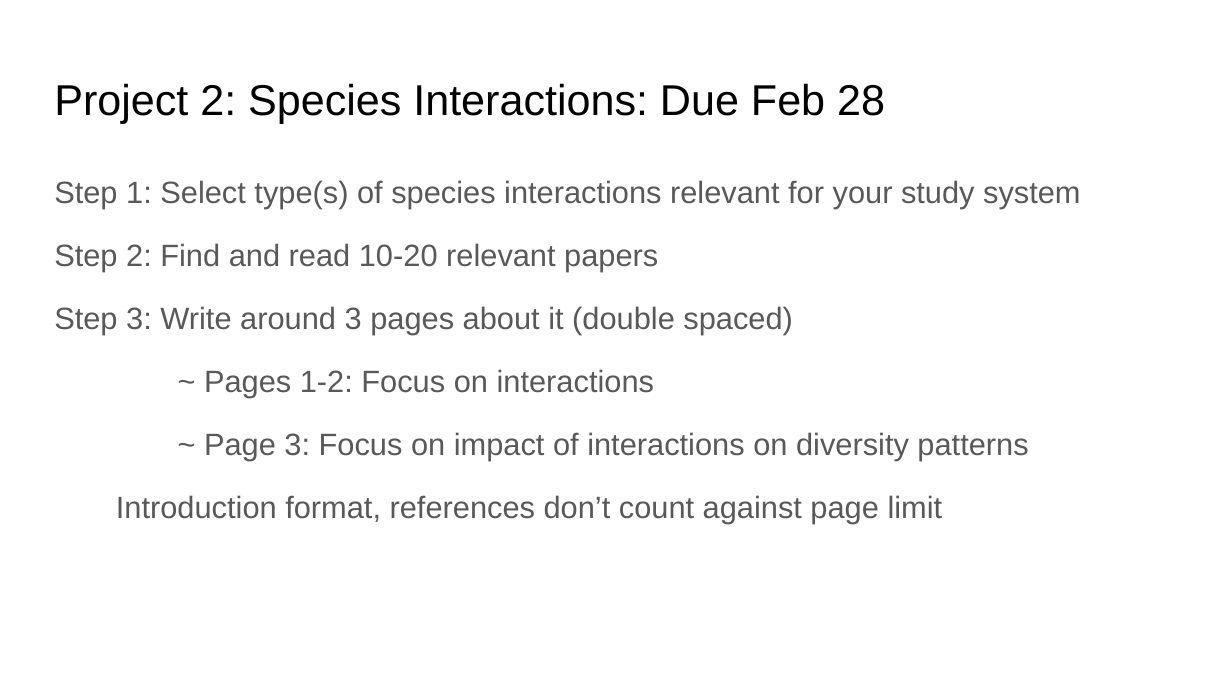
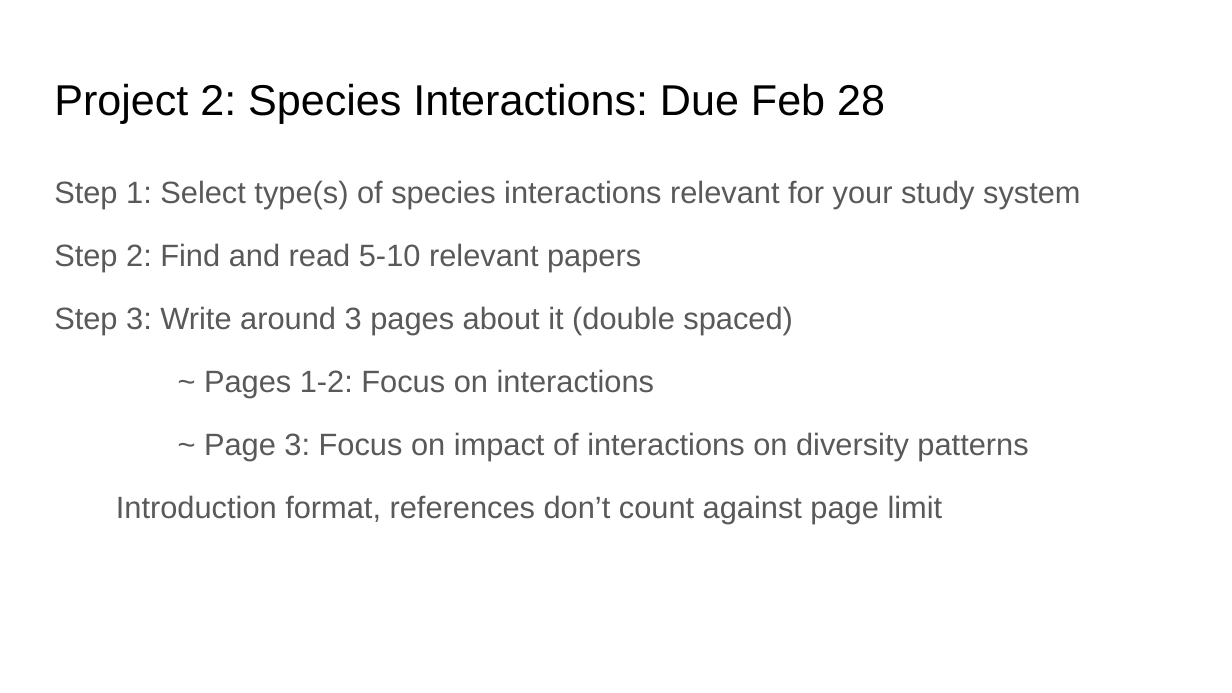
Before and after one commit to bmaitner/Community_ecology_course, a slide deck: slide 2 of lectures/Lecture_08_Density_Dependence.pptx. Drawn at 1232x693 pixels with LibreOffice and Linux fonts; fonts in the diff are those of the drawing. Boxes give left, top, right and bottom in pixels: in the first picture for what was removed or moved away, otherwise in the second. Text is boxed around its words. In the diff, an @@ line names an element or a change of style, - is before the commit and + after.

```diff
--- a/lectures/Lecture_08_Density_Dependence.pptx
+++ b/lectures/Lecture_08_Density_Dependence.pptx
@@ text at box(54, 243, 641, 272): text changed @@
-Step 2: Find and read 10-20 relevant papers
+Step 2: Find and read 5-10 relevant papers
```
Also in this commit, not shown: 1 other slide changed, 1 other file.
